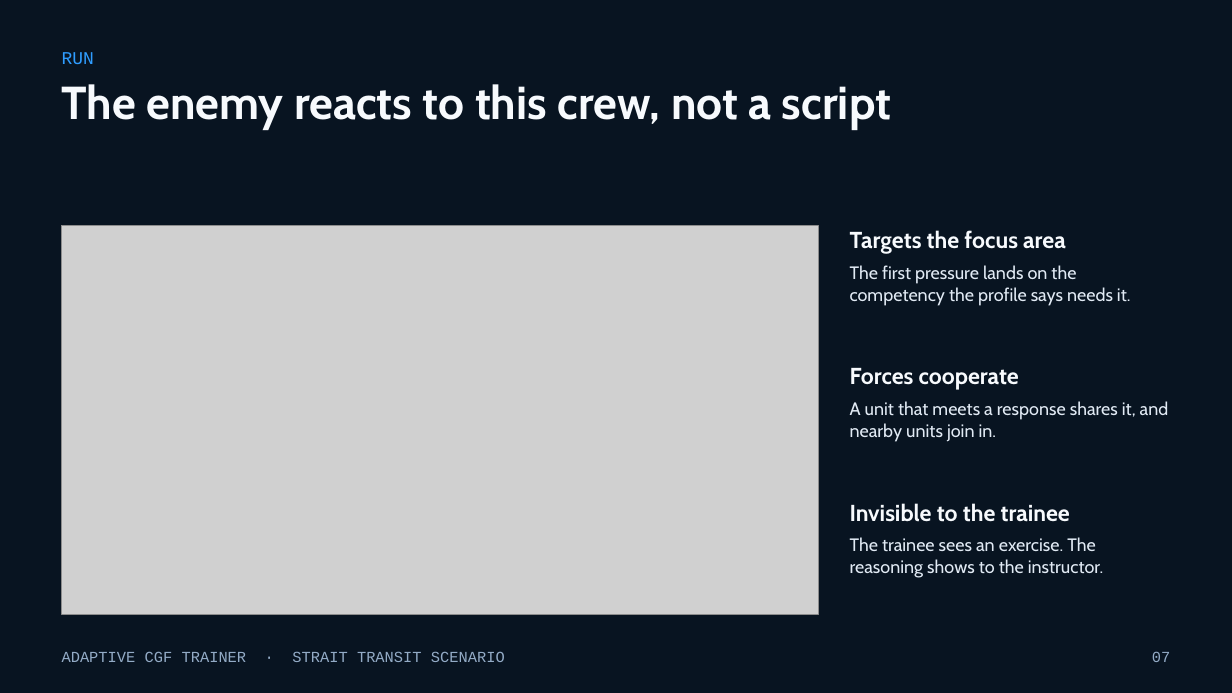
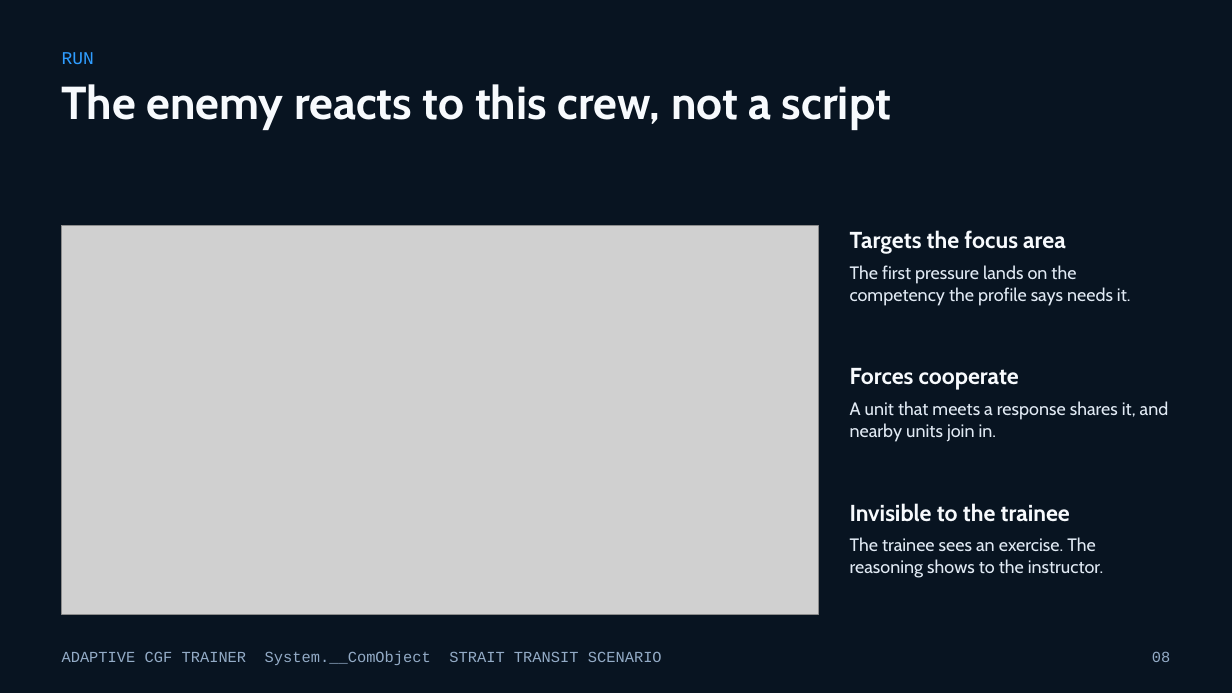
Before and after one commit to buttception/T-S_Hackathon26, a slide deck: slide 8 of cgf-demo/docs/pitch/Adaptive-CGF-Trainer.pptx (slide 7 before the commit). Drawn at 1232x693 pixels with LibreOffice and Linux fonts; fonts in the diff are those of the drawing; grey boxes stand for pictures. Boxes give left, top, right and bottom in pixels: in the first picture for what was removed or moved away, otherwise in the second. Text is boxed around its words. In the diff, an @@ line names an element or a change of style, - is before the commit and + after.

```diff
--- a/cgf-demo/docs/pitch/Adaptive-CGF-Trainer.pptx
+++ b/cgf-demo/docs/pitch/Adaptive-CGF-Trainer.pptx
@@ text at box(62, 651, 662, 665): text changed @@
-ADAPTIVE CGF TRAINER · STRAIT TRANSIT SCENARIO
+ADAPTIVE CGF TRAINER System.__ComObject STRAIT TRANSIT SCENARIO
@@ text at box(1152, 651, 1170, 662): text changed @@
-07
+08
```
Also in this commit, not shown: 9 other slides changed, 2 slides added, 1 slide removed, 2 other files.
